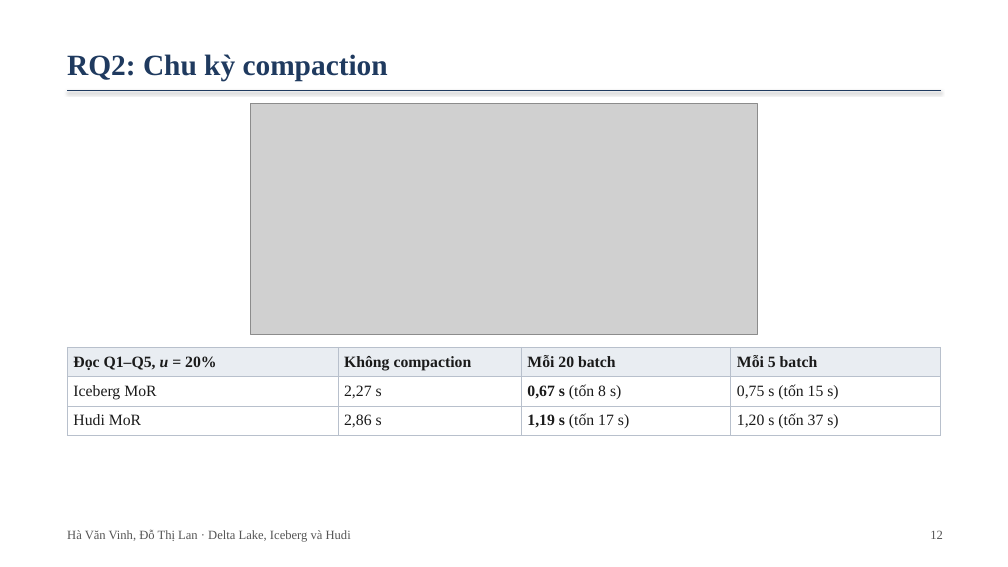
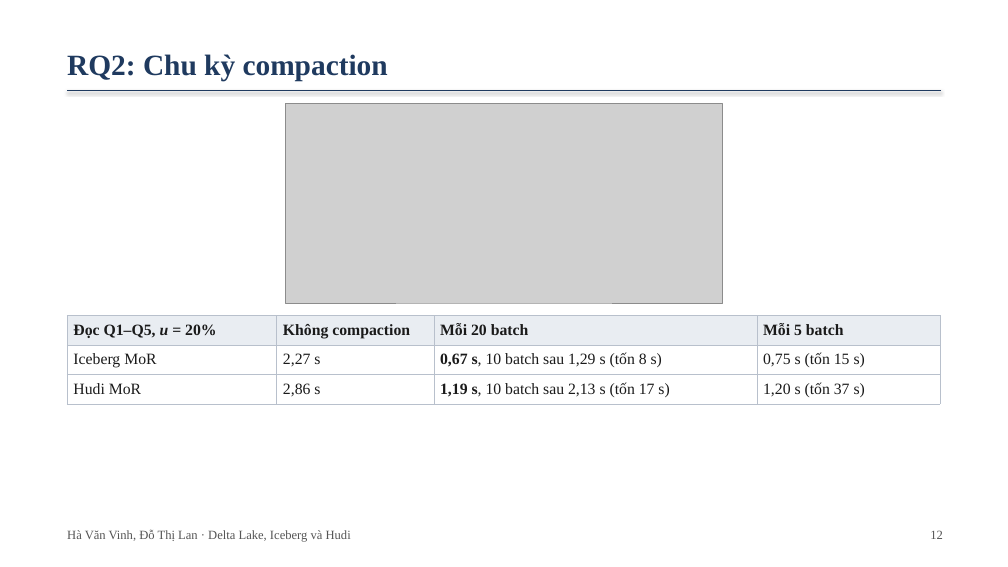
Before and after one commit to vinhha195-oss/lakehouse-p1, a slide deck: slide 12 of report/Slides_P1_Lakehouse.pptx. Drawn at 1008x567 pixels with LibreOffice and Linux fonts; fonts in the diff are those of the drawing; grey boxes stand for pictures. Boxes give left, top, right and bottom in pixels: in the first picture for what was removed or moved away, otherwise in the second. Text is boxed around its words. In the diff, an @@ line names an element or a change of style, - is before the commit and + after.

```diff
--- a/report/Slides_P1_Lakehouse.pptx
+++ b/report/Slides_P1_Lakehouse.pptx
@@ picture: place and size @@
-picture at (251,104,758,335)
+picture at (285,104,722,303)
@@ table at (67,315,941,404) @@
-row 2, column 3: 0,67 s (tốn 8 s)
+row 2, column 3: 0,67 s, 10 batch sau 1,29 s (tốn 8 s)
-row 3, column 3: 1,19 s (tốn 17 s)
+row 3, column 3: 1,19 s, 10 batch sau 2,13 s (tốn 17 s)
@@ table: place and size @@
-table at (67,347,941,436)
+table at (67,315,941,404)
```
Also in this commit, not shown: 2 other slides changed, 20 other files.
